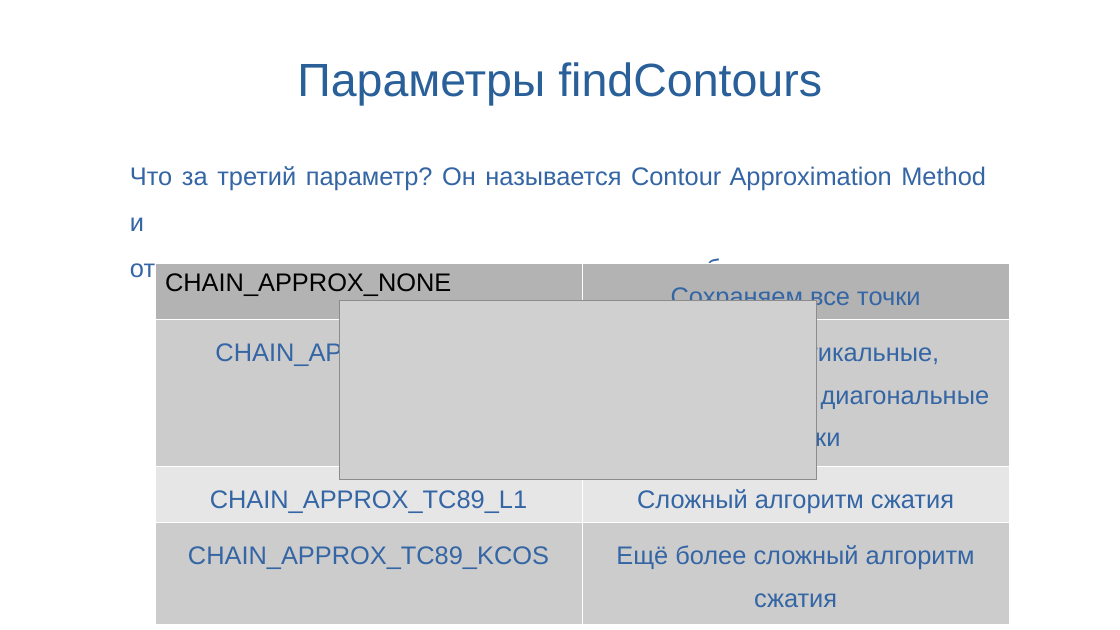
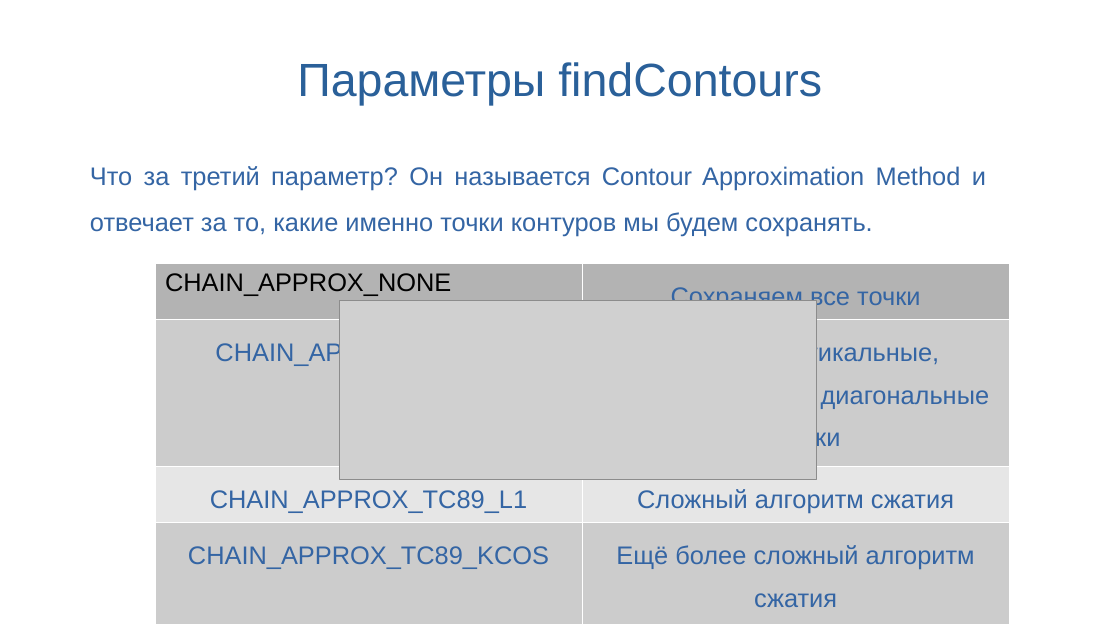
Before and after one commit to SynI20N/ING, a slide deck: slide 6 of Занятие12.odp. Drawn at 1120x630 pixels with LibreOffice and Linux fonts; fonts in the diff are those of the drawing; grey boxes stand for pictures; background and template pictures are left out. Boxes give left, top, right and bottom in pixels: in the first picture for what was removed or moved away, otherwise in the second. Text is boxed around its words. In the diff, an @@ line names an element or a change of style, - is before the commit and + after.

```diff
--- a/Занятие12.odp
+++ b/Занятие12.odp
@@ text "Что за третий параметр? Он ..." rewrapped from [130, 166, 986, 282] to [90, 166, 986, 236] @@
```
Also in this commit, not shown: 1 other slide changed, 4 slides added, 4 slides removed, 1 other file.
